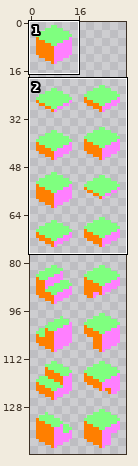
Sprite sheet -- assets/sprites/tiledata/normals.png. The first picture is a wide view before the edit; the outline marks the close-up.
Close-up. Earlier state:
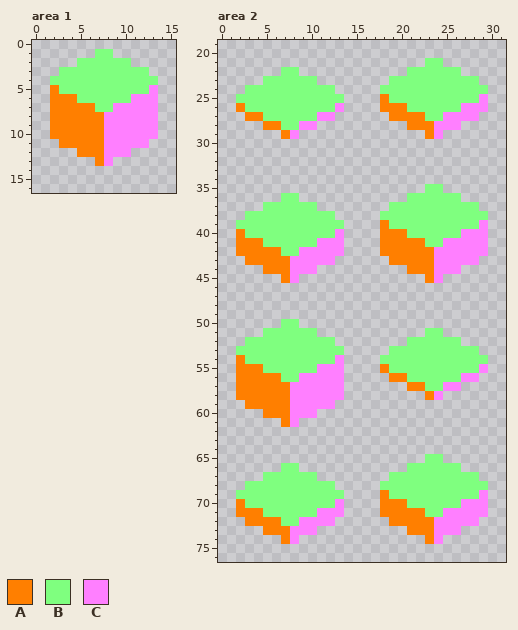
The file is 32x144 pixels. Shown: area 1: x 0..15, y 0..16; area 2: x 0..31, y 19..76. The commit also changed other parts of the picture, which this record leaves out.
Palette (. is transparent): A #ff7f00  B #7fff7f  C #ff7fff
Pixels before, area 1, first column x 2:
 1 .....BB.....
 2 ...BBBBBB...
 3 .BBBBBBBBBB.
 4 BBBBBBBBBBBB
 5 ABBBBBBBBBBC
 6 AAABBBBBBCCC
 7 AAAAABBCCCCC
 8 AAAAAACCCCCC
 9 AAAAAACCCCCC
10 AAAAAACCCCCC
11 .AAAAACCCCC.
12 ...AAACCC...
13 .....AC.....
Pixels before, area 2, first column x 2:
21 .....................BB.....
22 .....BB............BBBBBB...
23 ...BBBBBB........BBBBBBBBBB.
24 .BBBBBBBBBB.....BBBBBBBBBBBB
25 BBBBBBBBBBBB....ABBBBBBBBBBC
26 ABBBBBBBBBBC....AAABBBBBBCCC
27 .AABBBBBBCC......AAAABBCCCC.
28 ...AABBCC..........AAACCC...
29 .....AC..............AC.....
30 ............................
31 ............................
32 ............................
33 ............................
34 ............................
35 .....................BB.....
36 .....BB............BBBBBB...
37 ...BBBBBB........BBBBBBBBBB.
38 .BBBBBBBBBB.....BBBBBBBBBBBB
39 BBBBBBBBBBBB....ABBBBBBBBBBC
40 ABBBBBBBBBBC....AAABBBBBBCCC
41 AAABBBBBBCCC....AAAAABBCCCCC
42 AAAAABBCCCCC....AAAAAACCCCCC
43 .AAAAACCCCC......AAAAACCCCC.
44 ...AAACCC..........AAACCC...
45 .....AC..............AC.....
46 ............................
47 ............................
48 ............................
49 ............................
50 .....BB.....................
51 ...BBBBBB............BB.....
52 .BBBBBBBBBB........BBBBBB...
53 BBBBBBBBBBBB.....BBBBBBBBBB.
54 ABBBBBBBBBBC....BBBBBBBBBBBB
55 AAABBBBBBCCC....ABBBBBBBBBBC
56 AAAAABBCCCCC.....AABBBBBBCC.
57 AAAAAACCCCCC.......AABBCC...
58 AAAAAACCCCCC.........AC.....
59 .AAAAACCCCC.................
60 ...AAACCC...................
61 .....AC.....................
62 ............................
63 ............................
64 ............................
65 .....................BB.....
66 .....BB............BBBBBB...
67 ...BBBBBB........BBBBBBBBBB.
68 .BBBBBBBBBB.....BBBBBBBBBBBB
69 BBBBBBBBBBBB....ABBBBBBBBBBC
70 ABBBBBBBBBBC....AAABBBBBBCCC
71 AAABBBBBBCCC....AAAAABBCCCCC
72 .AAAABBCCCC......AAAAACCCCC.
73 ...AAACCC..........AAACCC...
74 .....AC..............AC.....
And afterwards:
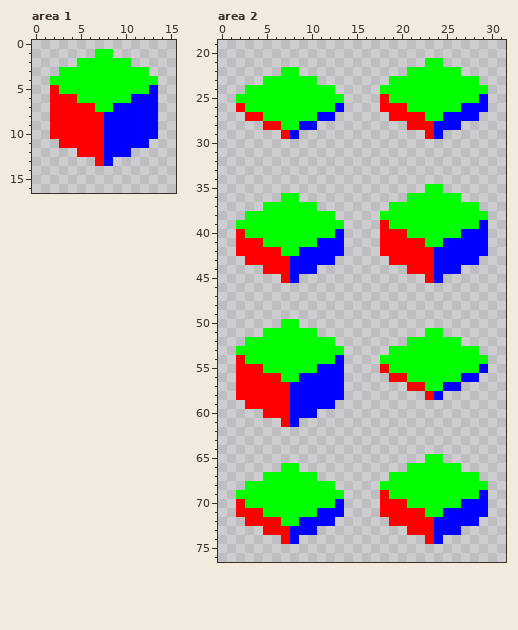
Edits made:
{"colour":"A","old":"#ff7f00","new":"#ff0000"}
{"colour":"B","old":"#7fff7f","new":"#00ff00"}
{"colour":"C","old":"#ff7fff","new":"#0000ff"}
{"label":"changed","picture_box":[50,49,158,166]}
{"label":"changed","picture_box":[380,58,488,139]}
{"label":"changed","picture_box":[236,67,344,139]}
{"label":"changed","picture_box":[380,184,488,283]}
{"label":"changed","picture_box":[236,193,344,283]}
{"label":"changed","picture_box":[236,319,344,544]}
{"label":"changed","picture_box":[380,328,488,400]}
{"label":"changed","picture_box":[380,454,488,544]}
